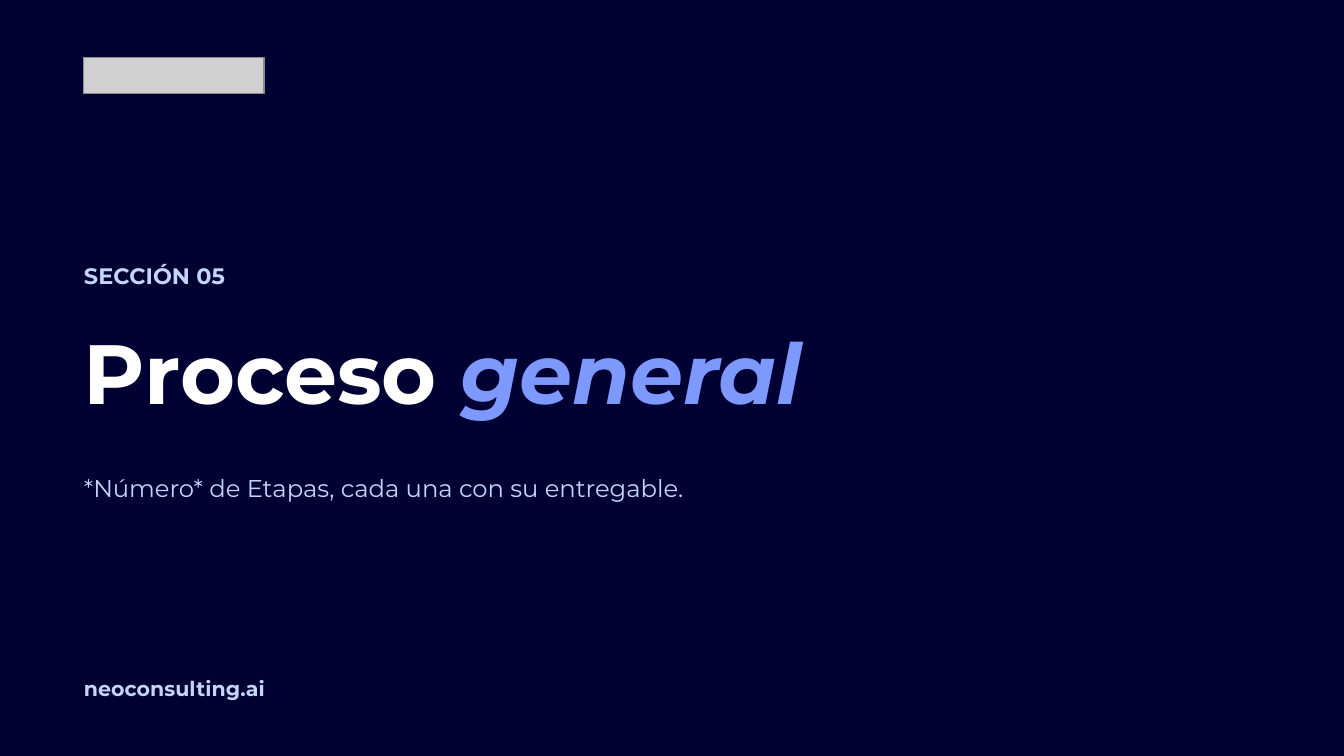
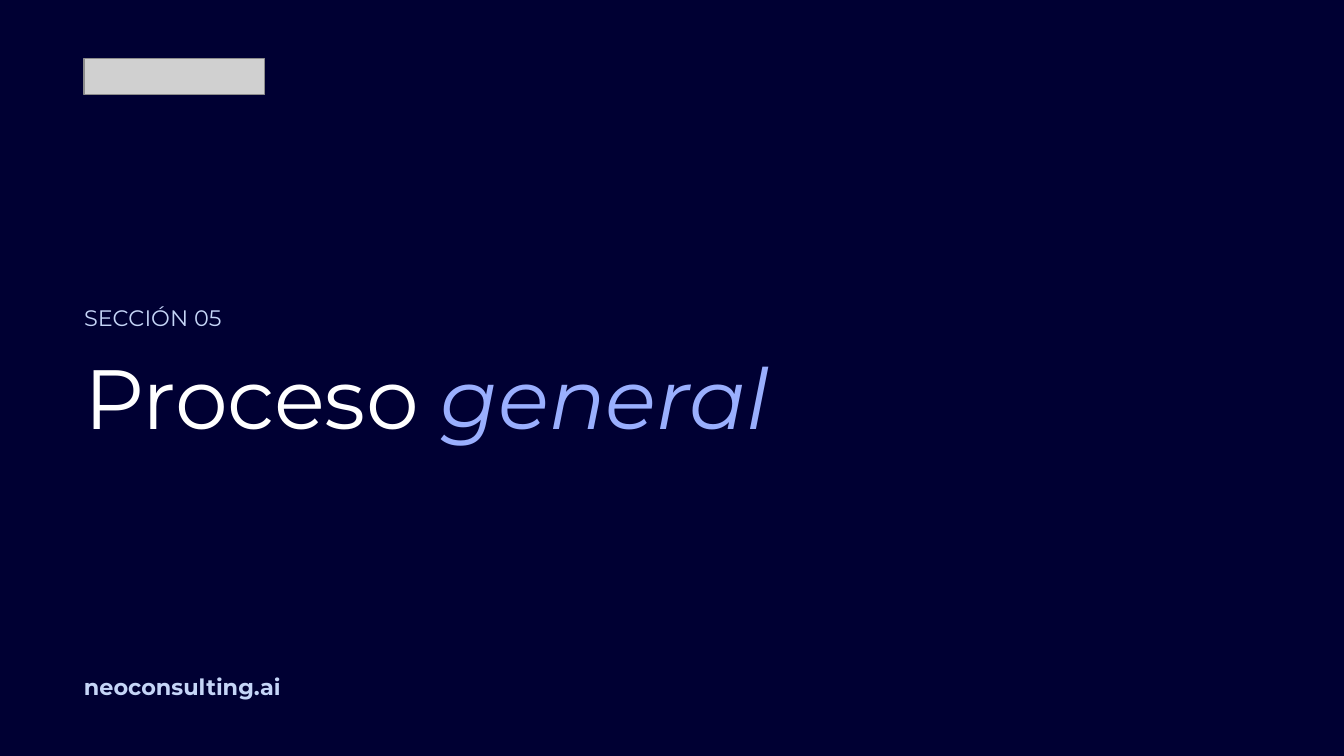
Before and after one commit to miguelchumacero/plantilla-base-deck, a slide deck: slide 17 of plantilla-base.pptx. Drawn at 1344x756 pixels with LibreOffice and Linux fonts; fonts in the diff are those of the drawing; grey boxes stand for pictures; background and template pictures are left out. Boxes give left, top, right and bottom in pixels: in the first picture for what was removed or moved away, otherwise in the second. Text is boxed around its words. In the diff, an @@ line names an element or a change of style, - is before the commit and + after.

```diff
--- a/plantilla-base.pptx
+++ b/plantilla-base.pptx
@@ text "SECCIÓN 05": place and size @@
-text "SECCIÓN 05" at [84, 264, 224, 285]
+text "SECCIÓN 05" at [84, 306, 221, 326]
@@ text "SECCIÓN 05" at [84, 306, 221, 326]: bold off; vertical alignment middle to top @@
@@ text "Proceso general": place and size @@
-text "Proceso general" at [84, 341, 802, 421]
+text "Proceso general" at [84, 366, 769, 446]
@@ text "Proceso general" at [84, 366, 769, 446]: text colour #7E99FE to #9AAFFE in "general"; bold off; line spacing 1 to 0.9; vertical alignment middle to top @@
@@ text removed at [84, 479, 684, 502] @@
-*Número* de Etapas, cada una con su entregable.
@@ text "neoconsulting.ai" at [84, 677, 281, 700]: size 11 to 12 pt; vertical alignment middle to top @@
```
Also in this commit, not shown: 32 other slides changed, 5 slides added, 8 slides removed, 2 other files.
